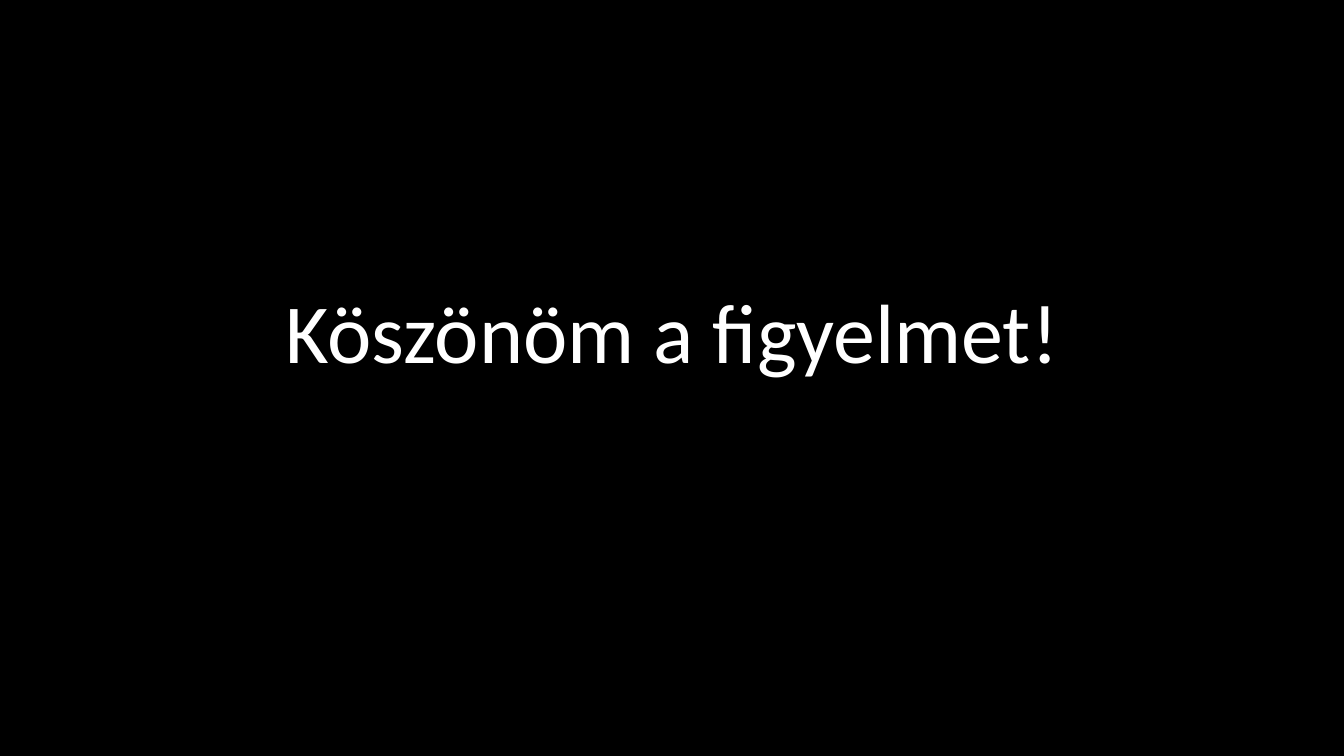
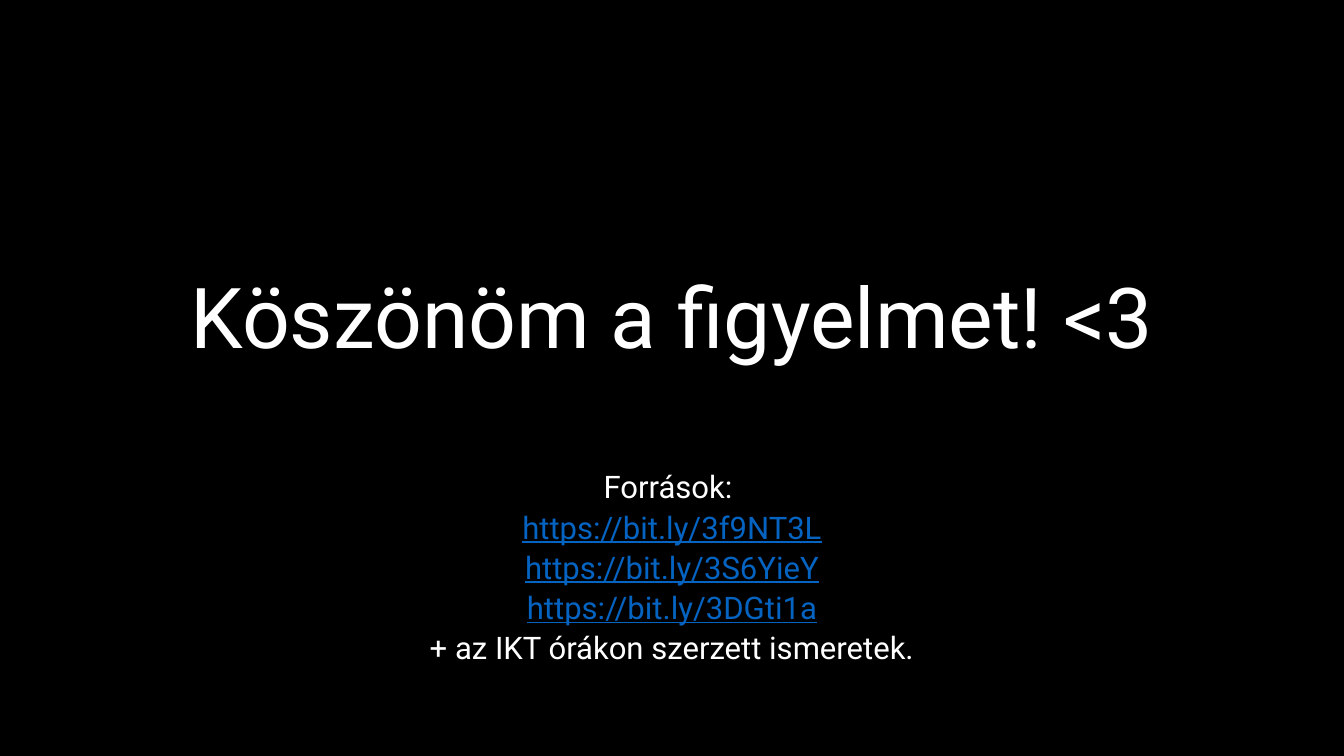
Before and after one commit to Zalan12/IKT-ppt, a slide deck: slide 8 of A GitHub.pptx. Drawn at 1344x756 pixels with LibreOffice and Linux fonts; fonts in the diff are those of the drawing. Boxes give left, top, right and bottom in pixels: in the first picture for what was removed or moved away, otherwise in the second. Text is boxed around its words. In the diff, an @@ line names an element or a change of style, - is before the commit and + after.

```diff
--- a/A GitHub.pptx
+++ b/A GitHub.pptx
@@ title at <box>190,284,1153,366</box>: text changed; font Calibri to Roboto @@
-Köszönöm a figyelmet!
+Köszönöm a figyelmet! <3
@@ subtitle added at <box>455,474,913,660</box>, 22.2 pt, text #0563C1, underline @@
+Források:
+https://bit.ly/3f9NT3L
+https://bit.ly/3S6YieY
+https://bit.ly/3DGti1a
++ az IKT órákon szerzett ismeretek.
```
Also in this commit, not shown: 4 other slides changed, 1 slide added, 1 slide removed.
